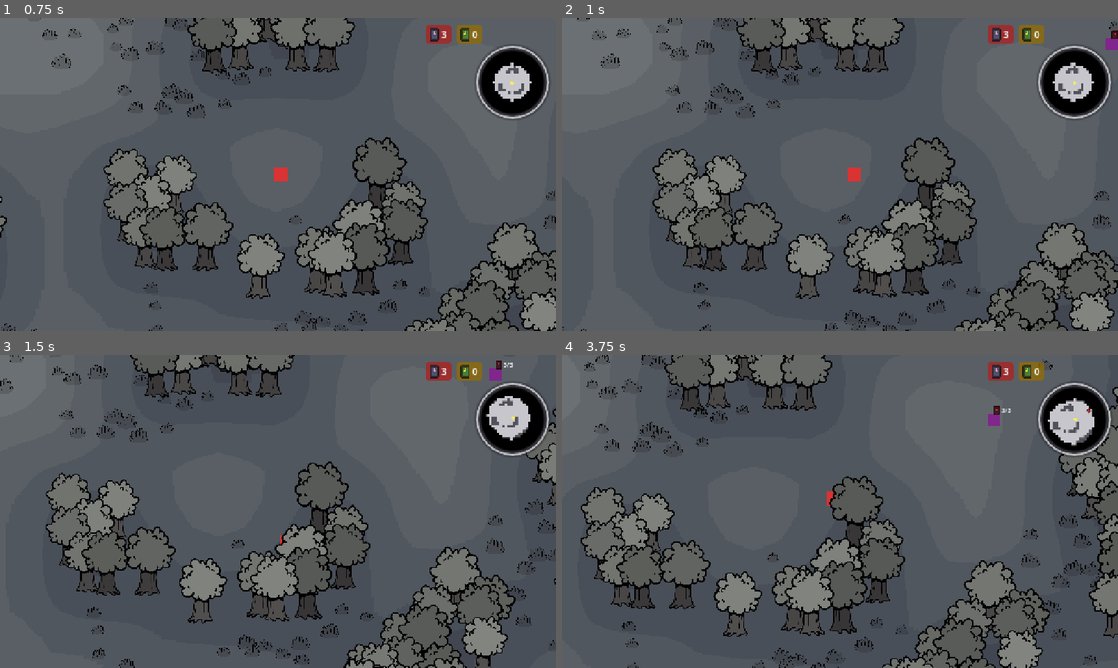
Above: before the commit, frames 1-4 (two rows, left to right).
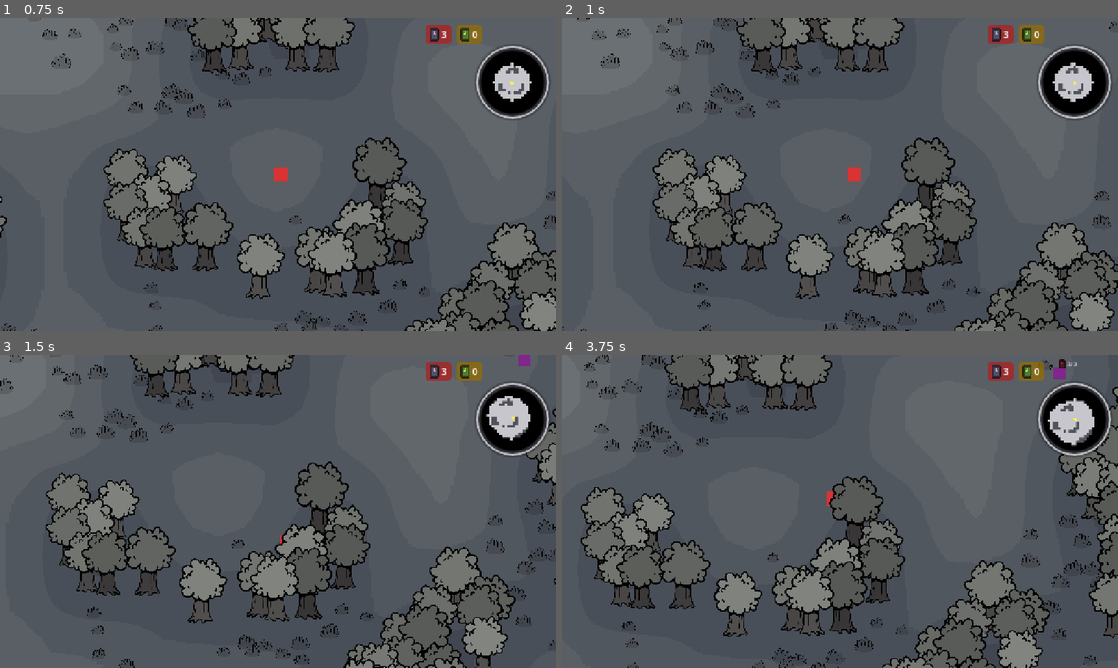
Above: after the commit, the same moments.

Repository: Saitamadupauvre/brotatomato
Game: Godot game, scene res://scenes/dungeon/dungeon.tscn
The game is run twice, just before and just after one commit, with the same random seed, the same clock (stepped at 60 frames per second) and the same inputs. This scene is started directly instead of the project's main scene. The engine's default icon, where the game draws it, is replaced by a stand-in: a white triangle on a blue panel in a dark square.
Inputs (mouse positions are in pixels of both pictures, inside the frame that each line leads up to):
- Up to frame 1 (0.75 s): move the mouse to (400, 158) at 0.52 s; press the mouse at (400, 158) at 0.53 s; hold D (move_right) from 0.53 s (still down)
- Up to frame 2 (1 s): keep holding D (move_right)
- Up to frame 3 (1.5 s): move the mouse to (166, 527) at 1.27 s; release D (move_right) at 1.28 s; release the mouse at (166, 527) at 1.28 s; hold S (move_down) from 1.28 s (still down); tap Shift (dash) at 1.35 s
- Up to frame 4 (3.75 s): move the mouse to (895, 442) at 2.02 s; release S (move_down) at 2.03 s; hold D (move_right) 2.03-2.78 s; hold E (interact) 2.03-2.78 s; move the mouse to (812, 574) at 2.77 s; hold W (move_up) 2.78-3.53 s; tap R (move_plot) at 2.85 s; click (812, 574) at 2.92 s; move the mouse to (1006, 558) at 3.52 s; hold A (move_left) from 3.53 s (still down); hold G (place_plot) from 3.53 s (still down)

Frame 1 is identical in both runs. In frame 2, 0.1% of the frame differs, in the area x 97-100%, y 4-11%; in frame 3, 0.2%; in frame 4, 0.3%, in the area x 76-96%, y 1-23%.

Commit message:
feat(enemy): add aggro/leash range hysteresis to movement behaviors

Diff:
--- a/scripts/components/behaviors/chase_movement_behavior.gd
+++ b/scripts/components/behaviors/chase_movement_behavior.gd
@@ -5,5 +5,7 @@
 func on_event(event_name: String, payload: Dictionary = {}) -> void:
 	if event_name != "physics_tick" or enemy.movement_locked:
 		return
-	if enemy.player:
-		enemy.velocity = enemy.global_position.direction_to(enemy.player.global_position) * enemy.data.move_speed
+	if not _is_player_aggro():
+		enemy.velocity = Vector2.ZERO
+		return
+	enemy.velocity = enemy.global_position.direction_to(enemy.player.global_position) * enemy.data.move_speed
--- a/scripts/components/behaviors/enemy_behavior.gd
+++ b/scripts/components/behaviors/enemy_behavior.gd
@@ -5,9 +5,27 @@
 ## enemy.player/data/velocity/movement_locked directly rather than
 ## duck-typing through a generic Node2D contract.
 
+## Aggro/leash hysteresis: movement behaviors call _is_player_aggro() before
+## acting on enemy.player. leash_range > aggro_range so the enemy doesn't
+## flip-flop right at the boundary once it has engaged.
+@export var aggro_range: float = 300.0
+@export var leash_range: float = 450.0
+
 var enemy: Enemy = null
+var _is_aggro: bool = false
 
 
 func _setup(p_owner: Node2D, p_host: BehaviorHost) -> void:
 	super(p_owner, p_host)
 	enemy = p_owner as Enemy
+
+
+func _is_player_aggro() -> bool:
+	if not enemy.player:
+		return false
+	var distance := enemy.global_position.distance_to(enemy.player.global_position)
+	if _is_aggro:
+		_is_aggro = distance <= leash_range
+	else:
+		_is_aggro = distance <= aggro_range
+	return _is_aggro
--- a/scripts/components/behaviors/kite_movement_behavior.gd
+++ b/scripts/components/behaviors/kite_movement_behavior.gd
@@ -9,7 +9,8 @@
 func on_event(event_name: String, payload: Dictionary = {}) -> void:
 	if event_name != "physics_tick" or enemy.movement_locked:
 		return
-	if not enemy.player:
+	if not _is_player_aggro():
+		enemy.velocity = Vector2.ZERO
 		return
 	var to_player := enemy.player.global_position - enemy.global_position
 	var distance := to_player.length()
